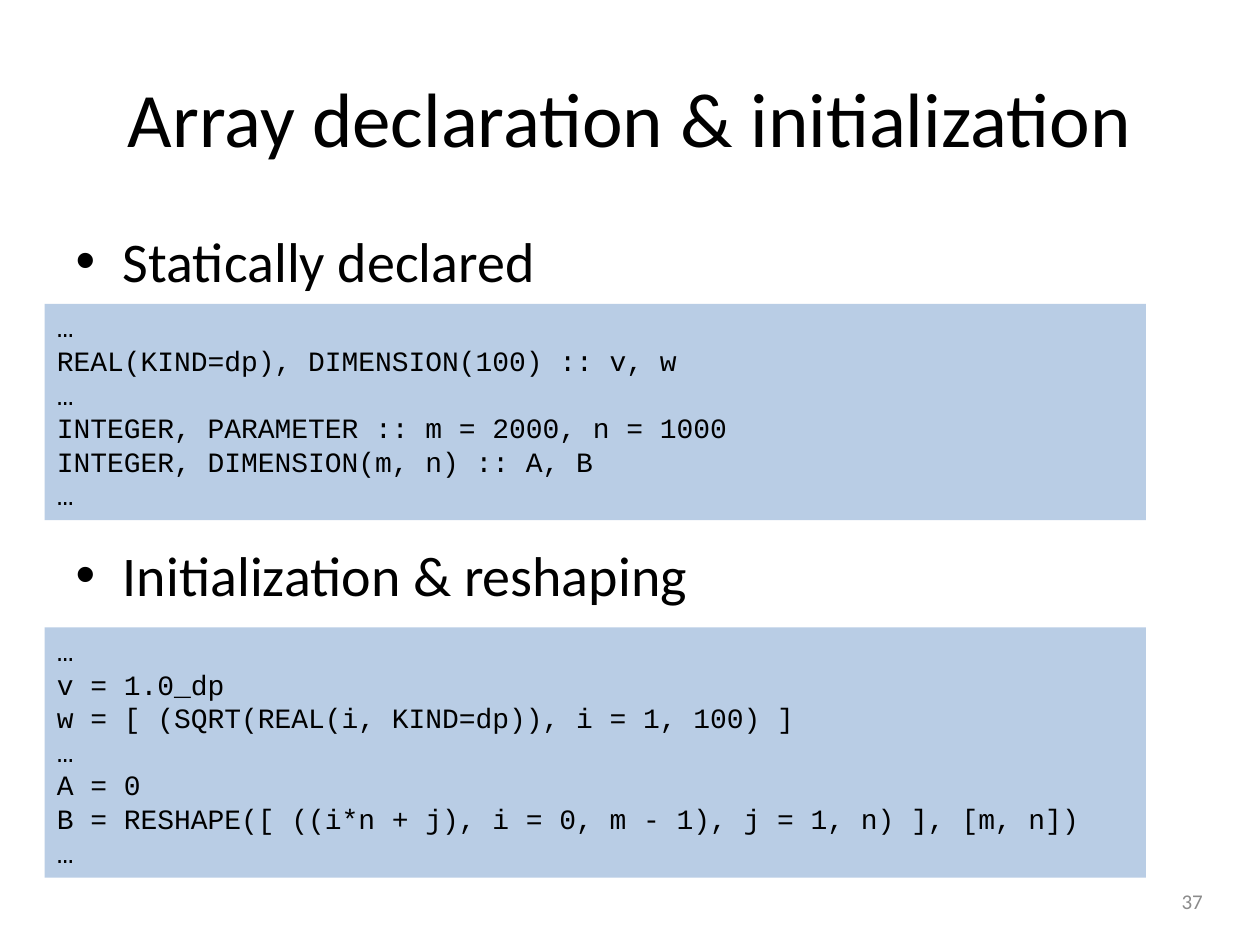
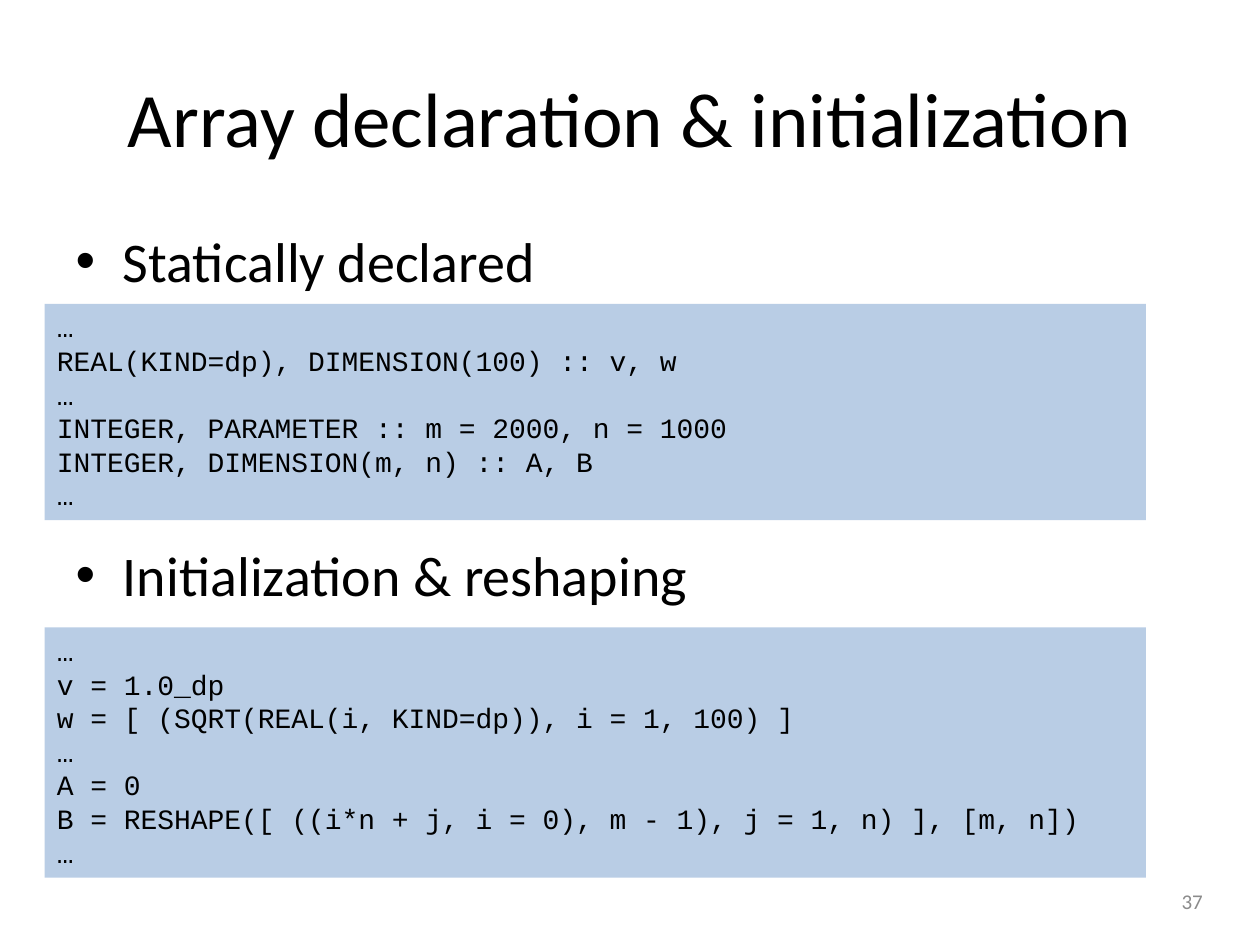
Before and after one commit to gjbex/training-material, a slide deck: slide 37 of Fortran/modern_fortran.pptx. Drawn at 1260x945 pixels with LibreOffice and Linux fonts; fonts in the diff are those of the drawing. Boxes give left, top, right and bottom in pixels: in the first picture for what was removed or moved away, otherwise in the second. Text is boxed around its words. In the diff, an @@ line names an element or a change of style, - is before the commit and + after.

Commit message:
Fix typo; add protected;

```diff
--- a/Fortran/modern_fortran.pptx
+++ b/Fortran/modern_fortran.pptx
@@ text in rectangle at bbox=[57, 809, 1078, 835]: text changed @@
-B = RESHAPE([ ((i*n + j), i = 0, m - 1), j = 1, n) ], [m, n])
+B = RESHAPE([ ((i*n + j, i = 0), m - 1), j = 1, n) ], [m, n])
```
Also in this commit, not shown: 2 other slides changed.
